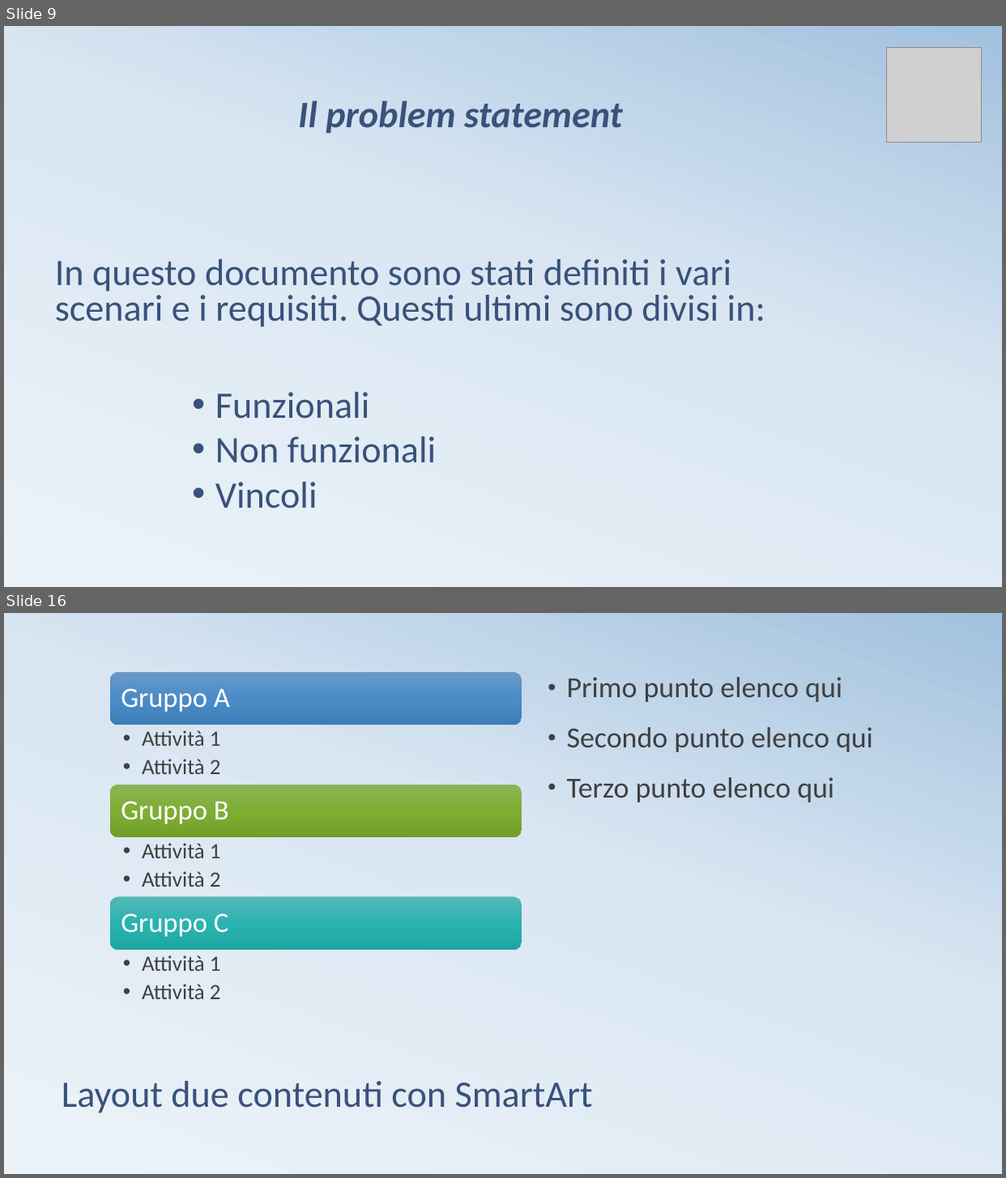
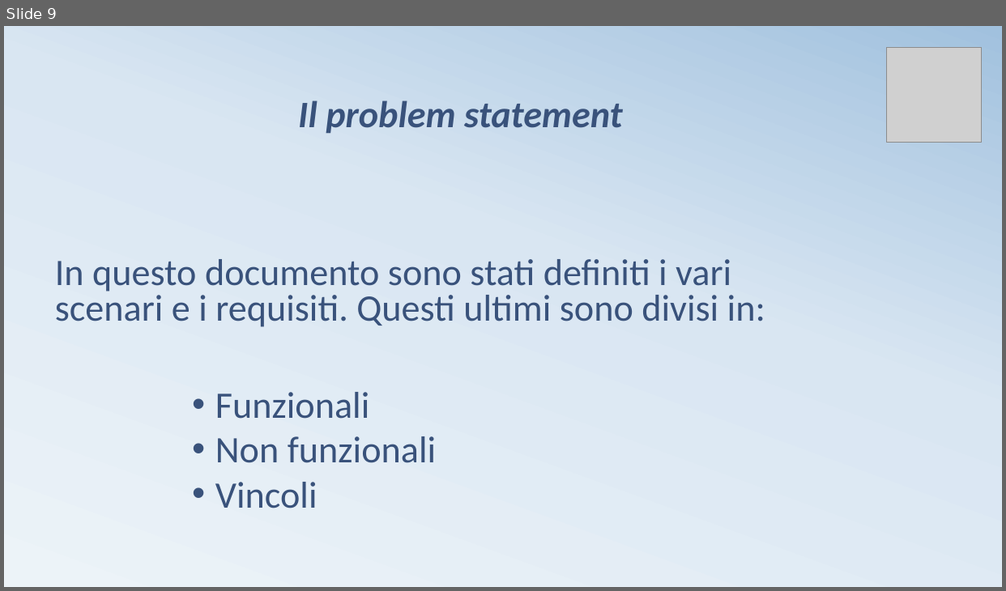
Before and after one commit to kekkox/Carcheck, a slide deck: Work product/Presentazione CarCheck.pptx. Shown one above the other, each under a label of ours: slides 9 and 16 before the commit, slide 9 after it; the slides between them are not shown. The pictures are 1006x1178 and 1006x591 pixels, drawn with LibreOffice and Linux fonts; fonts in the diff are those of the drawing; grey boxes stand for pictures. Boxes give left, top, right and bottom in pixels: in the first picture for what was removed or moved away, otherwise in the second. Text is boxed around its words. In the diff, an @@ line names an element or a change of style, - is before the commit and + after.

```diff
--- a/Work product/Presentazione CarCheck.pptx
+++ b/Work product/Presentazione CarCheck.pptx
@@ slide 16 removed at (x1=4, y1=613, x2=1002, y2=1174), background gradient #ECF3F8 to #D9E6F2 to #A1C1DE @@
@@ text removed at (x1=567, y1=677, x2=873, y2=803) @@
-• Primo punto elenco qui
-• Secondo punto elenco qui
-• Terzo punto elenco qui
@@ group removed at (x1=109, y1=672, x2=522, y2=999): 6 texts, 3 rounded rectangles @@
-Gruppo A
-  • Attività 1
-  • Attività 2
-Gruppo B
-  • Attività 1
-  • Attività 2
-Gruppo C
-  • Attività 1
-  • Attività 2
@@ title removed at (x1=62, y1=1081, x2=593, y2=1114) @@
-Layout due contenuti con SmartArt
```
Also in this commit, not shown: 3 slides changed, 24 slides added, 12 other slides removed.
